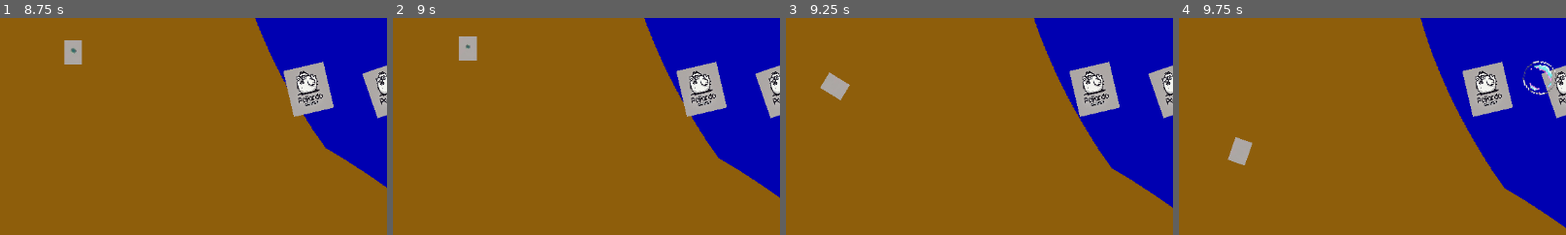
Above: before the commit, frames 1-4 (left to right).
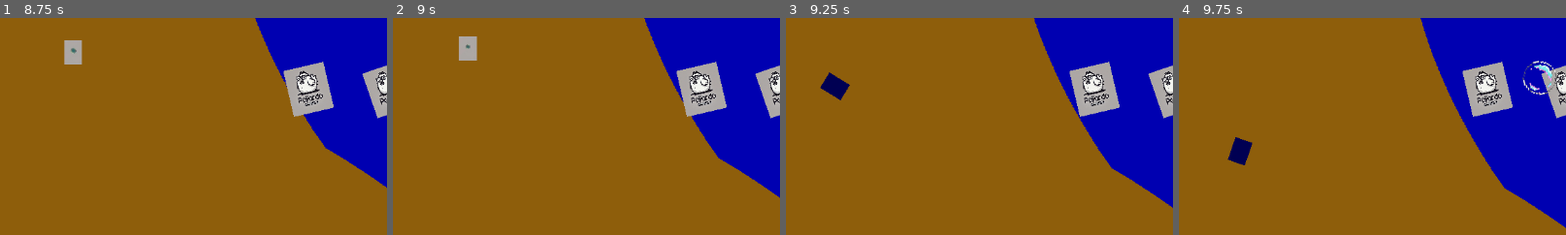
Above: after the commit, the same moments.

Repository: KnGod667/GGJ2025
Game: Godot game, scene res://scenes/main scene.tscn
Same seed, same stepped clock (60 frames per second), same inputs: the game is played once before the commit and once after it.
Inputs (mouse positions are % of the whole screen's width and height, from its top left):
- Up to frame 1 (8.75 s): move the mouse to (72, 45) at 0.52 s; click (72, 45) at 0.67 s; move the mouse to (30, 55) at 1.27 s; click (30, 55) at 1.42 s; move the mouse to (60, 28) at 2.02 s; click (60, 28) at 2.17 s; move the mouse to (45, 70) at 2.77 s; click (45, 70) at 2.92 s; move the mouse to (80, 65) at 3.52 s; click (80, 65) at 3.67 s; move the mouse to (20, 35) at 4.27 s; click (20, 35) at 4.42 s; move the mouse to (55, 50) at 5.02 s; click (55, 50) at 5.17 s; move the mouse to (35, 25) at 5.77 s; click (35, 25) at 5.92 s; move the mouse to (72, 45) at 6.52 s; click (72, 45) at 6.67 s; move the mouse to (30, 55) at 7.27 s; click (30, 55) at 7.42 s; move the mouse to (60, 28) at 8.02 s; click (60, 28) at 8.17 s
- Up to frame 2 (9 s): move the mouse to (45, 70) at 8.77 s; click (45, 70) at 8.92 s
- Up to frame 3 (9.25 s): no input
- Up to frame 4 (9.75 s): move the mouse to (80, 65) at 9.52 s; click (80, 65) at 9.67 s
The pictures show only the part of the screen within x 50-100%, y 21-71%; the shares and areas given below are measured in that part.

Frames 1-2 are identical in both runs. In frame 3, 0.5% of the frame differs, in the area x 8-17%, y 25-38%; in frame 4, 0.5%.

Commit message:
fixed collision bug

Diff:
--- a/scripts/burbuja_player.gd
+++ b/scripts/burbuja_player.gd
@@ -14,7 +14,6 @@
 	#MOVIMIENTO
 	if alive:
 		var mouse_direction = get_global_mouse_position()
-		#print(global_position.distance_to(mouse_direction))
 		if global_position.distance_to(mouse_direction) > 60:
 			speed = min(speed+BURBUJA_ACELERACION * delta,BURBUJA_MAX_SPEED)
 		elif global_position.distance_to(mouse_direction) > 10:
--- a/scripts/obstacles.gd
+++ b/scripts/obstacles.gd
@@ -27,7 +27,7 @@
 
 #Escanea en la dir dicha, genera lo que quieras en esa posicion en que detecto colision y reinicia la pos para la sig generacion
 func scan(move):
-	while !TerrainAdapter.is_coliding(pos) and pos.x<TerrainAdapter.image.get_width():
+	while !TerrainAdapter.is_coliding(pos) and pos.x<TerrainAdapter.image.get_width() and pos.x>=0:
 		pos += Vector2(move, 0)
 		pos2 += Vector2(move, 0)
 	var pendiente = pendiente(pos, pos2)
--- a/scripts/personaje.gd
+++ b/scripts/personaje.gd
@@ -5,10 +5,16 @@
 var x = 20
 
 func _physics_process(delta: float) -> void:
-	#if TerrainAdapter.check_area_collision(global_position,x):
-	#	pass
 	if !$Burbuja_player.alive:
 		look_at(get_global_mouse_position())
+		var col = TerrainAdapter.get_collision_vector(global_position,x)
+		print(col)
+		if col!=Vector2():
+			modulate = Color(1,0,1)
+			move_and_collide(col*SPEED)
+		else:
+			modulate = Color(col.x,col.y,0.5)
+			pass
 		if global_position.distance_to(get_global_mouse_position()) > 5:
 			velocity = global_position.direction_to(get_global_mouse_position()) * SPEED
 			move_and_collide(velocity)
@@ -16,4 +22,5 @@
 			Ui.vida -= 13 * delta
 
 func dead():
-	queue_free() # Fin del Juego
+	pass
+	#queue_free() # Fin del Juego
--- a/scripts/terrain_adapter.gd
+++ b/scripts/terrain_adapter.gd
@@ -8,29 +8,34 @@
 	if(!initialized):
 		tg = get_tree().root.find_child("TerrainGenerator",true,false)
 		image = tg.data;
-		print(tg,", ",image)
 		if(tg != null):
 			initialized = true
 		else:
 			return false
 		pass
 	var y = (point.y-tg.y_offset+400)
+
 	if y < 0:
 		y+=image.get_height()
-	print(point.x," ",y," ",image.get_pixel(point.x,y))
+
+	if y > image.get_width() or y < 0:
+		return false
+	if point.x >= image.get_width() or point.x < -400:
+		return false
+
 	return image.get_pixel(point.x,y).r>0.5
 
 func get_collision_vector(point:Vector2i,radius:int) -> Vector2:
 	var base:Vector2 = Vector2i(1,0)*radius
 	var rotation = 0.0
 	var rotation_limit = PI*2
-	var step = PI/3
+	var step = PI/18
 	var sum = Vector2()
 	var count = 0
 	while rotation < rotation_limit:
 		var rot = Vector2(point)+base.rotated(rotation)
 		if is_coliding(rot):
-			sum+=rot
+			sum+=rot.normalized()
 			count+=1
 		rotation+=step
 	if count == 0:
@@ -52,10 +57,3 @@
 
 func _ready() -> void:
 	pass # Replace with function body.
-
-func _input(event: InputEvent) -> void:
-	if Input.is_mouse_button_pressed(MOUSE_BUTTON_LEFT):
-		if is_coliding(get_viewport().get_mouse_position()):
-			print("yes")
-		else:
-			print("no")
